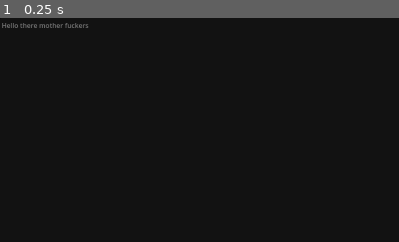
Above: before the commit, frame 1.
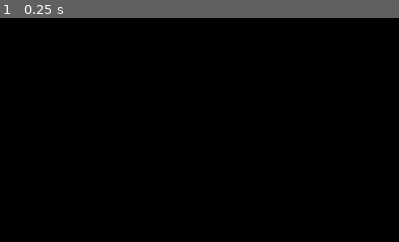
Above: after the commit, the same moment.

Repository: SabrinaRoss/Braincelll-Limited
Game: Godot game, scene res://Scene/timer_test.tscn
Same seed, same stepped clock (60 frames per second), same inputs: the game is played once before the commit and once after it. This scene is started directly instead of the project's main scene.
Inputs:
- Up to frame 1 (0.25 s): no input
The pictures show only the part of the screen within x 0-50%, y 0-50%; the shares and areas given below are measured in that part.

The runs differ from the first frame. In frame 1, 0.3% of the frame differs, in the area x 0-23%, y 2-5%.

Commit message:
Popup window rough draft

Diff:
--- /dev/null
+++ b/Scene/Popup.gd
@@ -0,0 +1,19 @@
+extends Popup
+
+
+
+# Called when the node enters the scene tree for the first time.
+
+
+
+
+
+
+
+func _on_visibility_changed():
+	print("I am visible now")
+	if(is_visible()):
+		$popup_timer.start()
+
+func _on_popup_timer_timeout():
+	self.hide()
--- /dev/null
+++ b/Scene/qte.gd
@@ -0,0 +1,11 @@
+extends MarginContainer
+
+
+# Called when the node enters the scene tree for the first time.
+func _ready():
+	pass # Replace with function body.
+
+
+# Called every frame. 'delta' is the elapsed time since the previous frame.
+func _process(delta):
+	pass
--- a/Scene/timer_test.gd
+++ b/Scene/timer_test.gd
@@ -4,6 +4,8 @@
 # Called when the node enters the scene tree for the first time.
 func _ready():
 	$Timer.start()
+	print($Popup.is_visible())
+
 
 
 # Called every frame. 'delta' is the elapsed time since the previous frame.
@@ -12,5 +14,8 @@
 
 
 func _on_timer_timeout():
-	print("Bitch your time is up!")
-	$Popup.show()
+	if($Timer.is_stopped()):
+		print("It's about to pop off!!")
+
+		$Popup.show()
+		print($Popup.is_visible())
--- a/Scene/timer_test.tscn
+++ b/Scene/timer_test.tscn
@@ -1,18 +1,18 @@
-[gd_scene load_steps=2 format=3 uid="uid://bvohefbvr2nd2"]
+[gd_scene load_steps=3 format=3 uid="uid://bvohefbvr2nd2"]
 
 [ext_resource type="Script" path="res://Scene/timer_test.gd" id="1_26mhq"]
+[ext_resource type="Script" path="res://Scene/Popup.gd" id="2_08svu"]
 
 [node name="timer_test" type="Node2D"]
 script = ExtResource("1_26mhq")
 
 [node name="Timer" type="Timer" parent="."]
-wait_time = 2.0
+wait_time = 5.0
 one_shot = true
-autostart = true
 
 [node name="Popup" type="Popup" parent="."]
 size = Vector2i(1920, 1080)
-visible = true
+script = ExtResource("2_08svu")
 
 [node name="MarginContainer" type="MarginContainer" parent="Popup"]
 custom_minimum_size = Vector2(1920, 1080)
@@ -25,7 +25,15 @@
 
 [node name="TextEdit" type="TextEdit" parent="Popup/MarginContainer"]
 layout_mode = 2
-text = "Hello there mother fuckers"
+text = "Hello there mother fuckers
+
+
+RAAAAAAAAAAAAAAAA"
 editable = false
 
+[node name="popup_timer" type="Timer" parent="Popup"]
+one_shot = true
+
 [connection signal="timeout" from="Timer" to="." method="_on_timer_timeout"]
+[connection signal="visibility_changed" from="Popup" to="Popup" method="_on_visibility_changed"]
+[connection signal="timeout" from="Popup/popup_timer" to="Popup" method="_on_popup_timer_timeout"]
--- a/project.godot
+++ b/project.godot
@@ -11,7 +11,7 @@
 [application]
 
 config/name="Braincell-Limited"
-run/main_scene="res://Player/Player.tscn"
+run/main_scene="res://Scene/start_scene.tscn"
 config/features=PackedStringArray("4.1", "Forward Plus")
 config/icon="res://icon.svg"
 
